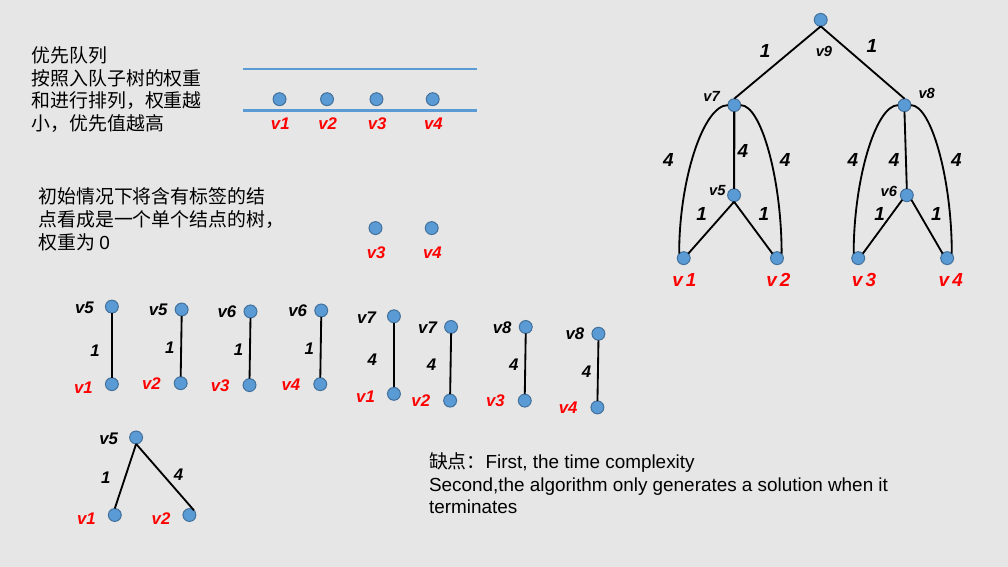
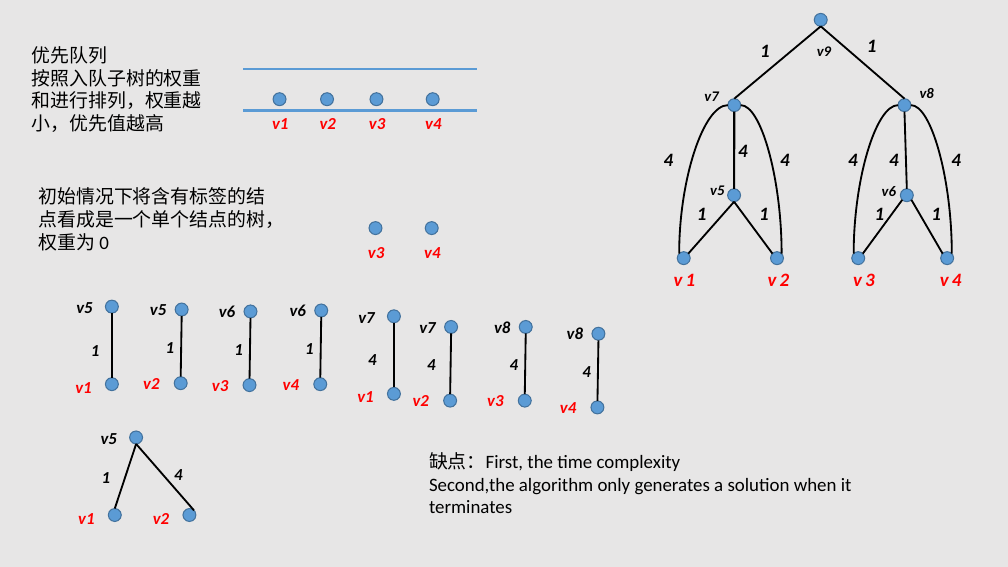
Before and after one commit to tianzhuwei/PPT, a slide deck: slide 5 of Efficient and Progressive GST Search.pptx. Drawn at 1008x567 pixels with LibreOffice and Linux fonts; fonts in the diff are those of the drawing. Boxes give left, top, right and bottom in pixels: in the first picture for what was removed or moved away, otherwise in the second. Text is boxed around its words. In the diff, an @@ line names an element or a change of style, - is before the commit and + after.

```diff
--- a/Efficient and Progressive GST Search.pptx
+++ b/Efficient and Progressive GST Search.pptx
@@ font Arial to Calibri in 33 elements at <box>674,273,696,286</box>, <box>768,273,790,286</box>, <box>853,273,875,286</box>, <box>940,273,962,286</box>, <box>760,44,770,57</box>, <box>664,153,674,166</box>, <box>738,144,748,157</box>, <box>848,153,858,166</box>, <box>697,207,707,220</box>, <box>759,207,769,220</box>, <box>875,207,885,226</box>, <box>931,207,941,220</box>, <box>882,186,896,196</box>, <box>817,46,831,56</box>, <box>424,247,440,258</box>, <box>272,118,288,129</box>, <box>425,118,441,129</box>, <box>357,391,373,402</box>, <box>358,312,374,323</box>, <box>75,382,91,393</box>, <box>76,302,92,313</box>, <box>91,345,99,356</box>, <box>150,304,166,315</box>, <box>166,342,174,353</box>, <box>413,395,429,406</box>, <box>419,322,435,333</box>, <box>219,305,235,317</box>, <box>494,321,510,333</box>, <box>290,304,306,316</box>, <box>101,433,117,444</box>, <box>102,472,110,483</box>, <box>153,513,169,524</box>, <box>429,452,852,513</box> @@
```
Also in this commit, not shown: 3 other slides changed, 3 slides added, 1 slide removed.
